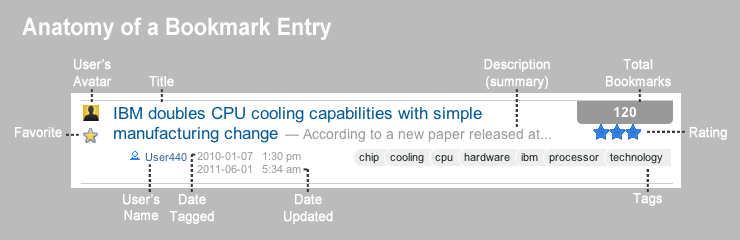
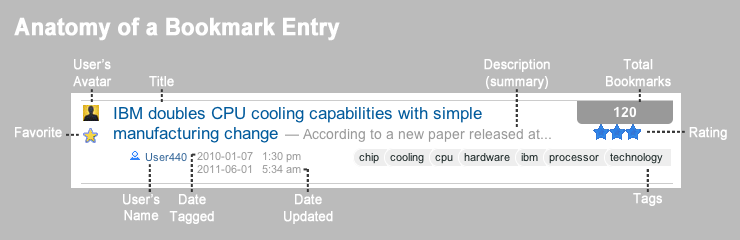
Before/after of a 740px x 240px layered artwork. What changed in the layer stack:
painted on "Anatomy of a Bookmark Entry" over [14, 17, 340, 41]
